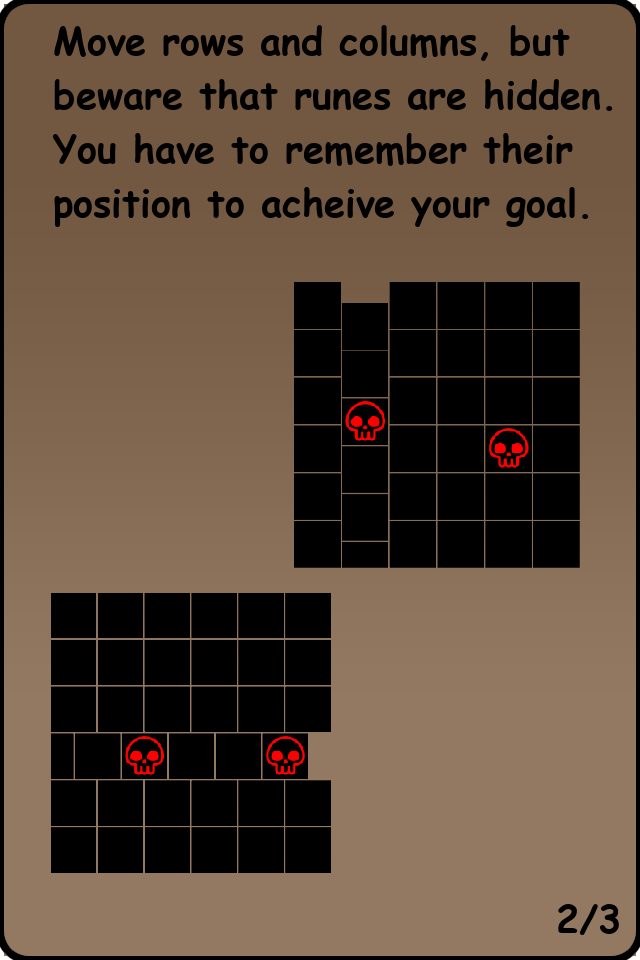
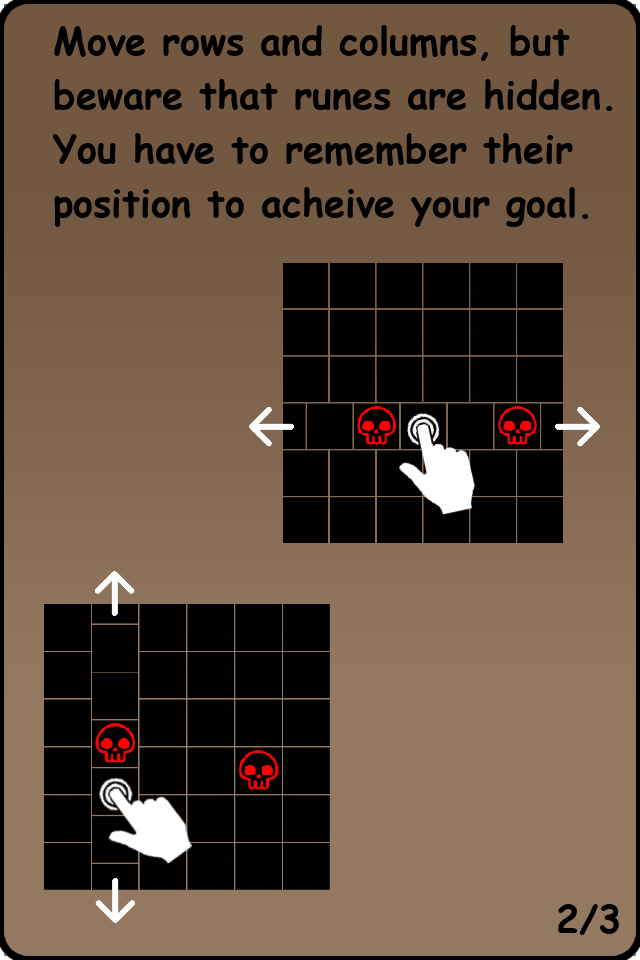
Layered file, before and after one edit (640x960). Changes by layer:
added group "Layer Group" with 4 layers in group "2" over [44, 560, 330, 923]
added layer "finger touch copy" in group "Layer Group" over [98, 738, 193, 865]
added layer "arrow copy #2" in group "Layer Group" over [81, 571, 135, 616]
added layer "arrow copy #1" in group "Layer Group" over [95, 878, 149, 923]
moved "Pasted Layer #4" into group "Layer Group", painted on it over [44, 282, 580, 890]
added group "Layer Group #1" with 4 layers in group "2" over [249, 263, 600, 543]
added layer "finger touch" in group "Layer Group #1" over [398, 393, 480, 515]
added layer "arrow copy" in group "Layer Group #1" over [249, 393, 294, 447]
added layer "arrow" in group "Layer Group #1" over [555, 393, 600, 447]
moved "Pasted Layer #5" into group "Layer Group #1", painted on it over [51, 263, 563, 873]
